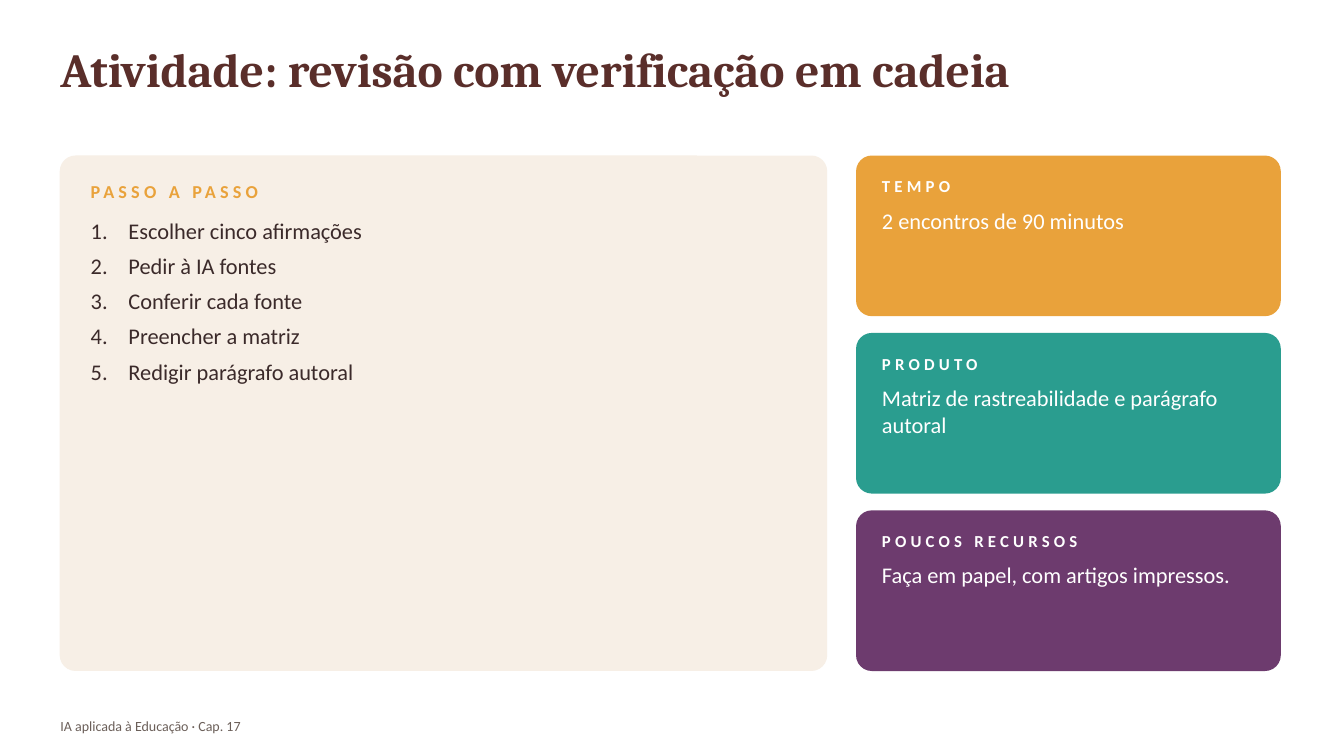
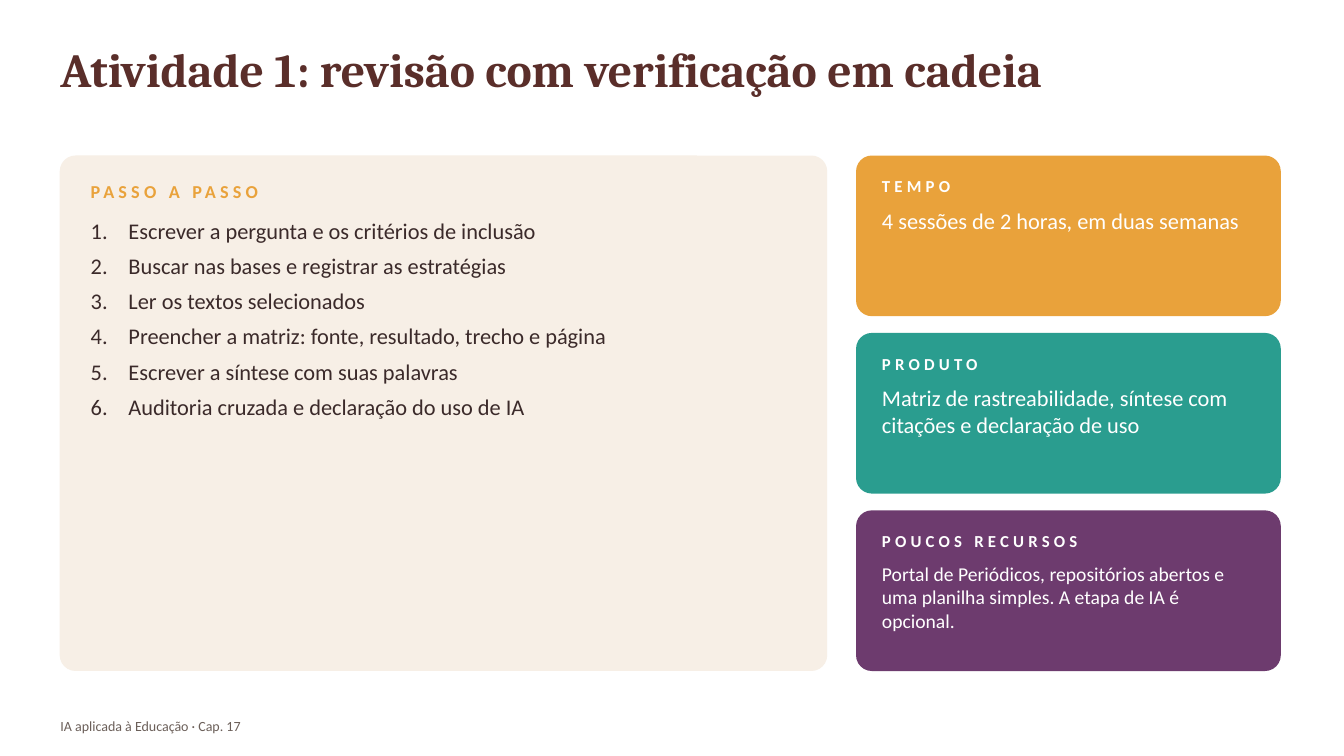
Before and after one commit to arakenmedeiros/claude, a slide deck: slide 15 of livro_ia_educacao/saida/pptx/Cap17_slides.pptx (slide 10 before the commit). Drawn at 1344x756 pixels with LibreOffice and Linux fonts; fonts in the diff are those of the drawing. Boxes give left, top, right and bottom in pixels: in the first picture for what was removed or moved away, otherwise in the second. Text is boxed around its words. In the diff, an @@ line names an element or a change of style, - is before the commit and + after.

```diff
--- a/livro_ia_educacao/saida/pptx/Cap17_slides.pptx
+++ b/livro_ia_educacao/saida/pptx/Cap17_slides.pptx
@@ text at [60, 53, 1041, 97]: text changed @@
-Atividade: revisão com verificação em cadeia
+Atividade 1: revisão com verificação em cadeia
@@ text at [128, 223, 605, 419]: text changed @@
-1. Escolher cinco afirmações
-2. Pedir à IA fontes
-3. Conferir cada fonte
-4. Preencher a matriz
-5. Redigir parágrafo autoral
+1. Escrever a pergunta e os critérios de inclusão
+2. Buscar nas bases e registrar as estratégias
+3. Ler os textos selecionados
+4. Preencher a matriz: fonte, resultado, trecho e página
+5. Escrever a síntese com suas palavras
+6. Auditoria cruzada e declaração do uso de IA
@@ text at [882, 213, 1239, 232]: text changed @@
-2 encontros de 90 minutos
+4 sessões de 2 horas, em duas semanas
@@ text at [882, 390, 1227, 437]: text changed @@
-Matriz de rastreabilidade e parágrafo autoral
+Matriz de rastreabilidade, síntese com citações e declaração de uso
@@ text at [882, 567, 1224, 631]: text changed; size 16 to 14 pt @@
-Faça em papel, com artigos impressos.
+Portal de Periódicos, repositórios abertos e uma planilha simples. A etapa de IA é opcional.
```
Also in this commit, not shown: 8 other slides changed, 13 slides added, 3 slides removed, 42 other files.
